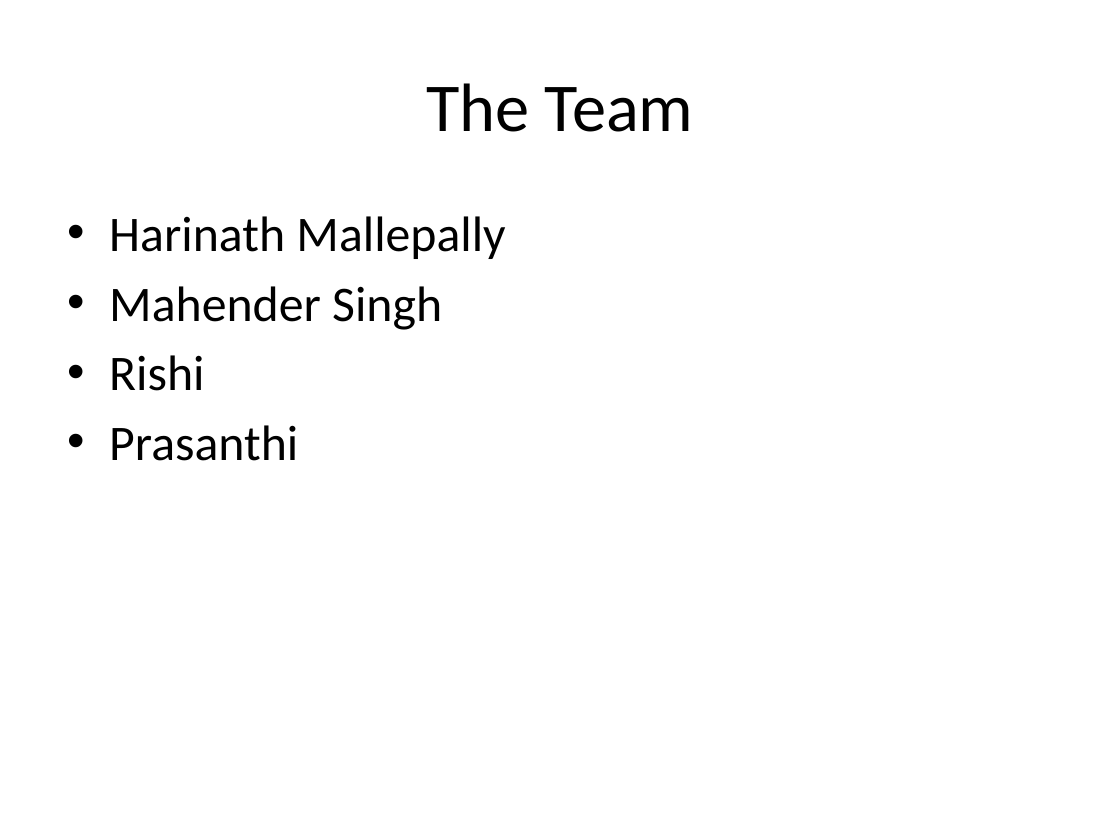
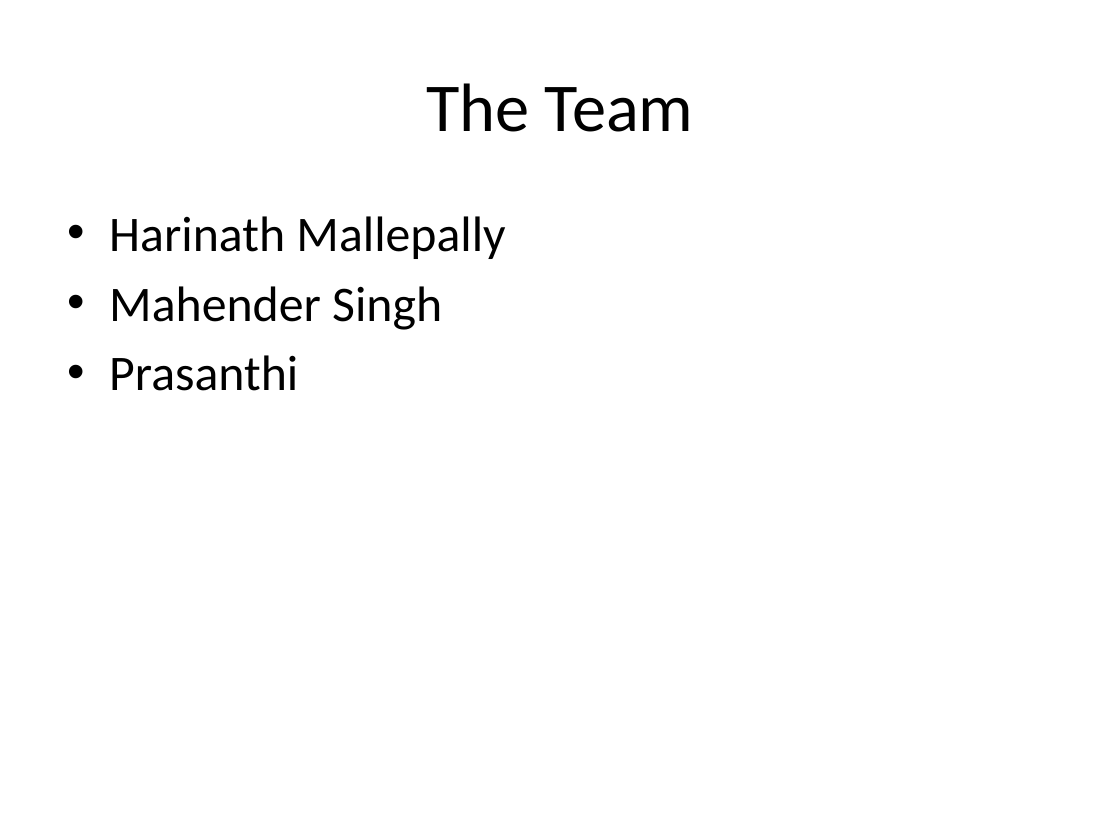
Before and after one commit to careerscale/cs-ocms, a slide deck: slide 4 of ocms/src/main/webapp/resources/docs/OCMS.pptx. Drawn at 1120x840 pixels with LibreOffice and Linux fonts; fonts in the diff are those of the drawing; background and template pictures are left out. Boxes give left, top, right and bottom in pixels: in the first picture for what was removed or moved away, otherwise in the second. Text is boxed around its words. In the diff, an @@ line names an element or a change of style, - is before the commit and + after.

```diff
--- a/ocms/src/main/webapp/resources/docs/OCMS.pptx
+++ b/ocms/src/main/webapp/resources/docs/OCMS.pptx
@@ text at [109, 355, 204, 391]: paragraph removed @@
-• Rishi
```
Also in this commit, not shown: 2 other files.
